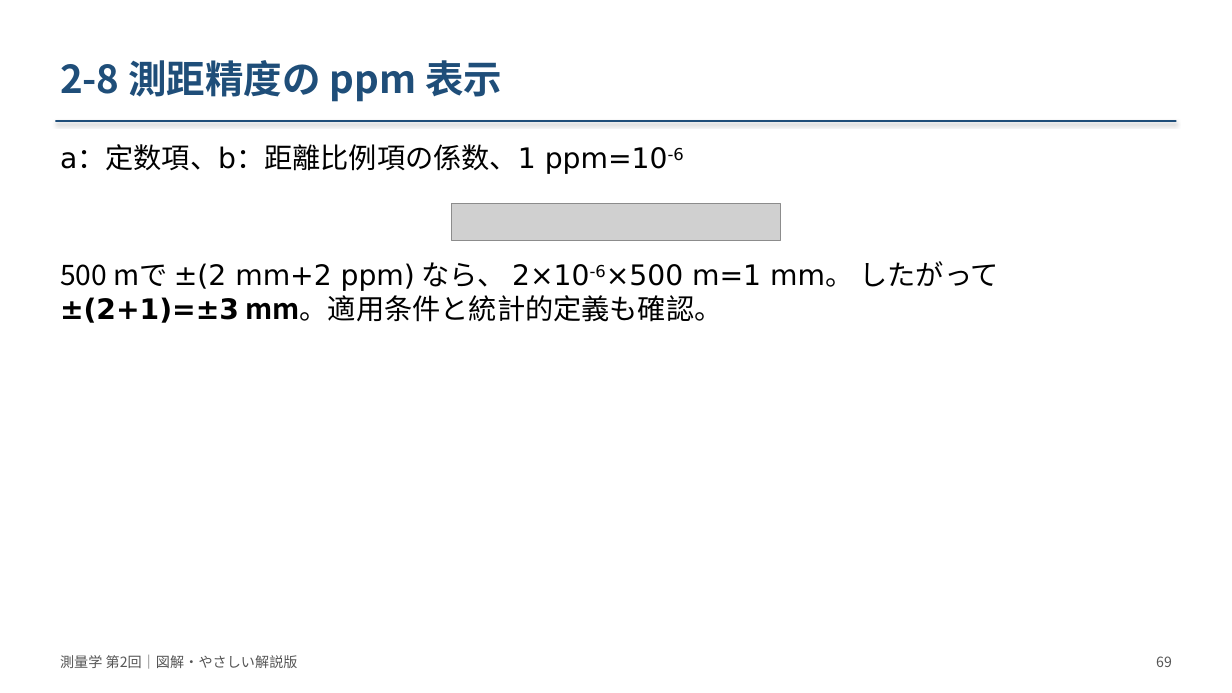
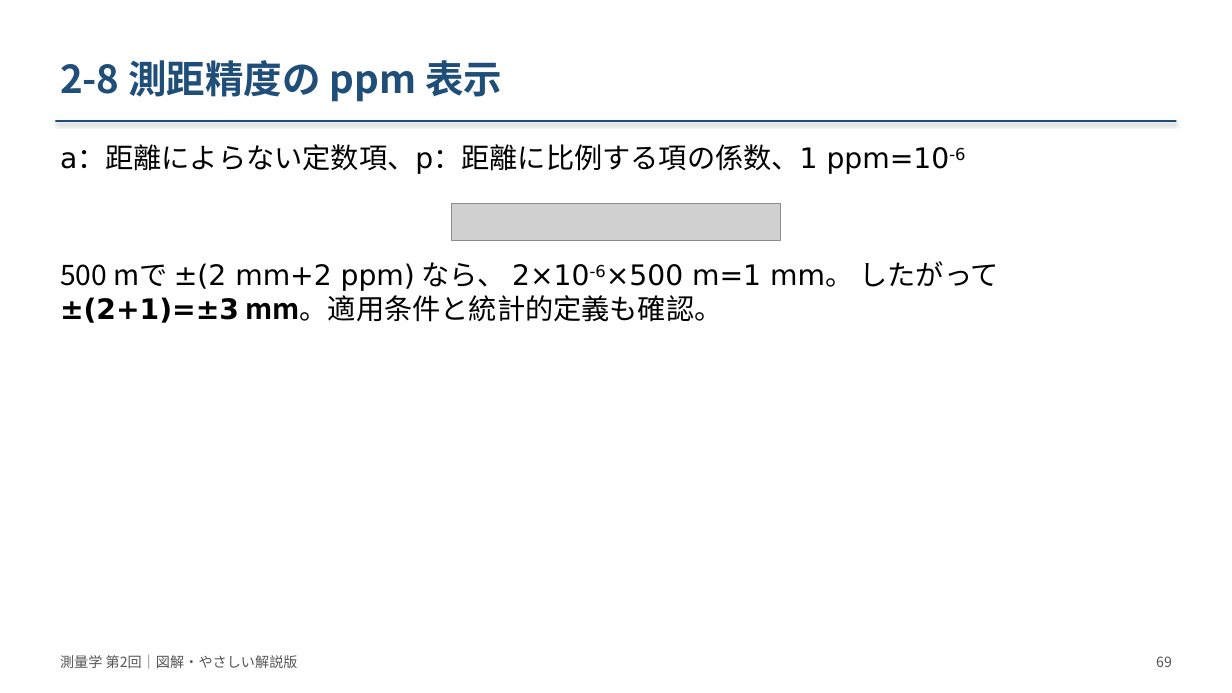
Before and after one commit to NN3210/Lecture, a slide deck: slide 69 of Surveying/materials/slides/第02回_測量の基礎と誤差論/改訂版_20261008/測量学_第02回_図解改訂版.pptx. Drawn at 1232x693 pixels with LibreOffice and Linux fonts; fonts in the diff are those of the drawing; grey boxes stand for pictures. Boxes give left, top, right and bottom in pixels: in the first picture for what was removed or moved away, otherwise in the second. Text is boxed around its words. In the diff, an @@ line names an element or a change of style, - is before the commit and + after.

```diff
--- a/Surveying/materials/slides/第02回_測量の基礎と誤差論/改訂版_20261008/測量学_第02回_図解改訂版.pptx
+++ b/Surveying/materials/slides/第02回_測量の基礎と誤差論/改訂版_20261008/測量学_第02回_図解改訂版.pptx
@@ text at (60,145,965,174): text changed @@
-a：定数項、b：距離比例項の係数、1 ppm=10-6
+a：距離によらない定数項、p：距離に比例する項の係数、1 ppm=10-6
```
Also in this commit, not shown: 4 other slides changed, 13 other files.
